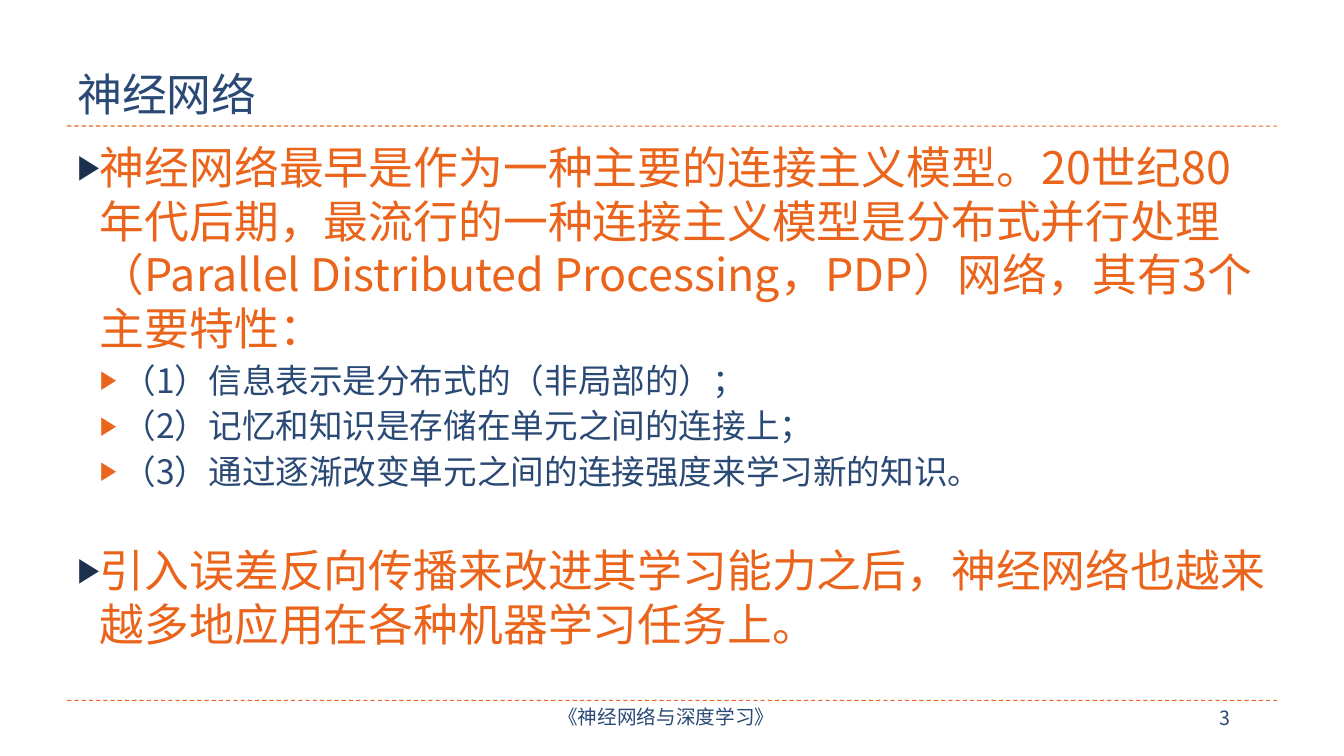
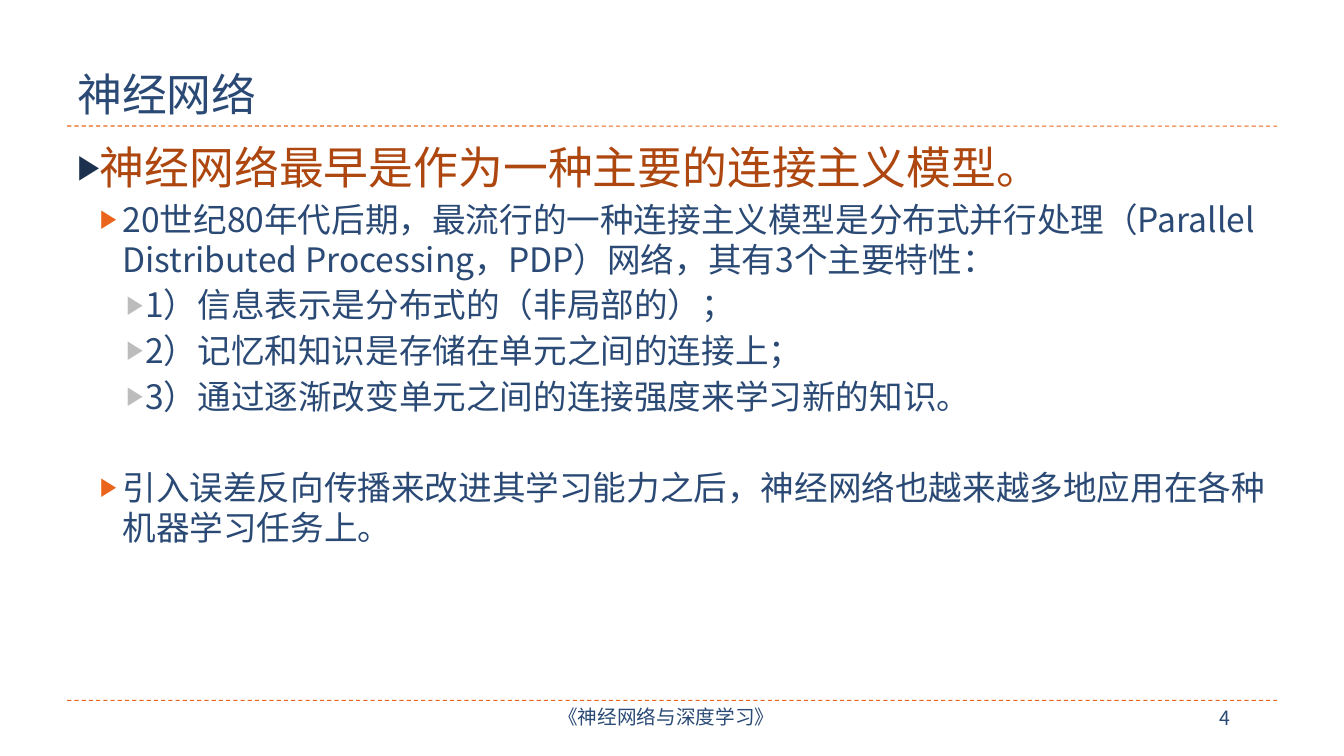
Before and after one commit to nndl/nndl.github.io, a slide deck: slide 4 of ppt/chap-前馈神经网络.pptx (slide 3 before the commit). Drawn at 1344x756 pixels with LibreOffice and Linux fonts; fonts in the diff are those of the drawing. Boxes give left, top, right and bottom in pixels: in the first picture for what was removed or moved away, otherwise in the second. Text is boxed around its words. In the diff, an @@ line names an element or a change of style, - is before the commit and + after.

```diff
--- a/ppt/chap-前馈神经网络.pptx
+++ b/ppt/chap-前馈神经网络.pptx
@@ text at (100, 146, 1255, 412): text changed; size 32 to 24 pt; text colour #EB641B to #2A4A75 @@
-▶ 神经网络最早是作为一种主要的连接主义模型。20世纪80年代后期，最流行的一种连接主义模型是分布式并行处理（Parallel Distributed Processing，PDP）网络，其有3个主要特性：
-  ▶ （1）信息表示是分布式的（非局部的）；
-  ▶ （2）记忆和知识是存储在单元之间的连接上；
-  ▶ （3）通过逐渐改变单元之间的连接强度来学习新的知识。
+▶ 神经网络最早是作为一种主要的连接主义模型。
+  ▶ 20世纪80年代后期，最流行的一种连接主义模型是分布式并行处理（Parallel Distributed Processing，PDP）网络，其有3个主要特性：
+    ▶ 1）信息表示是分布式的（非局部的）；
+    ▶ 2）记忆和知识是存储在单元之间的连接上；
+    ▶ 3）通过逐渐改变单元之间的连接强度来学习新的知识。
@@ text at (123, 471, 1265, 543): size 32 to 24 pt, text colour #EB641B to #2A4A75 in "引入误差反向传播来改进其学习能力之后，神经网络也越来越多地应用在各种机器学习任务上。"; list level 1 to 2 in "引入误差反向传播来改进其学习能力之后，神经网络也越来越多地应用在各种机器学习任务上。"; bullet colour #1C314E to #EB641B @@
@@ page number at (1220, 710, 1231, 725): text changed @@
-3
+4
```
Also in this commit, not shown: 38 other slides changed, 5 slides added, 1 slide removed.
